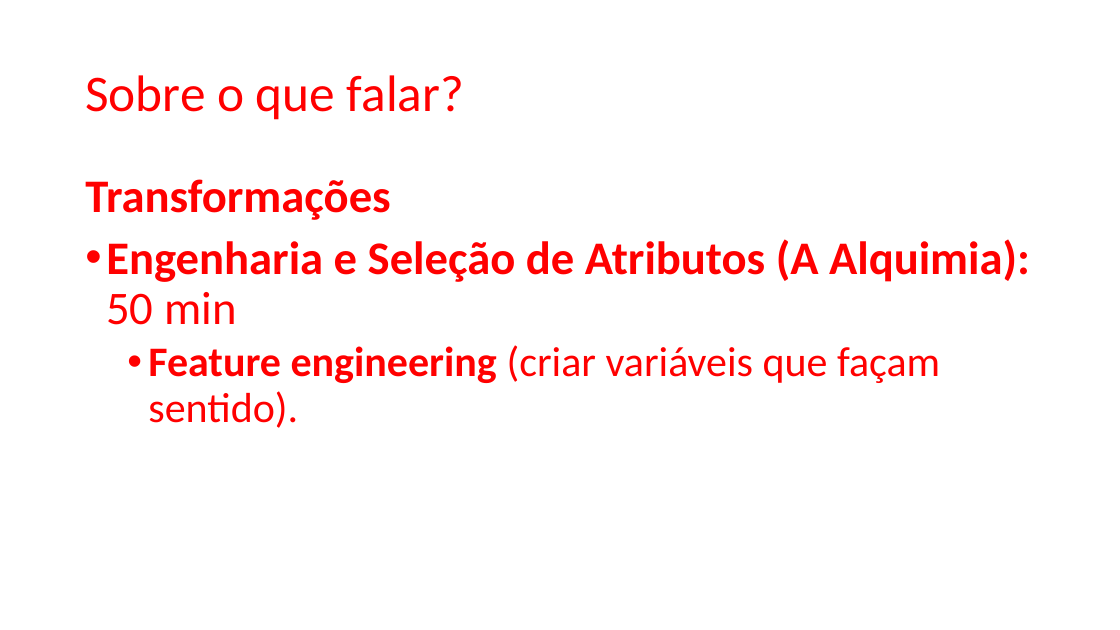
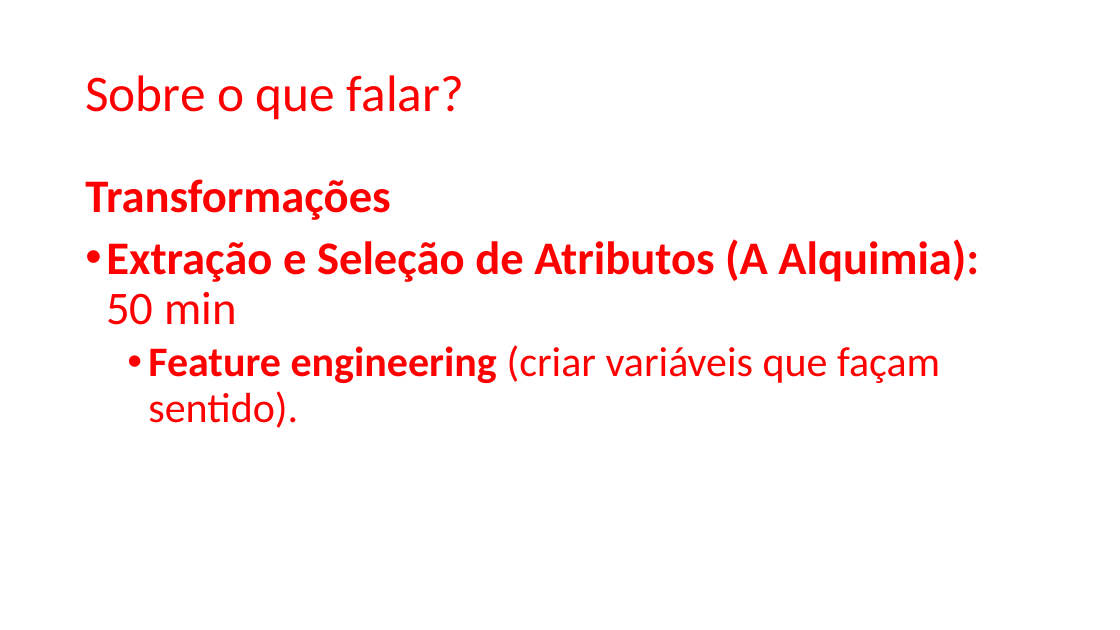
Before and after one commit to zz4fap/c24_inteligencia_artificial, a slide deck: slide 32 of slides/C24_Transformações.pptx (slide 28 before the commit). Drawn at 1120x630 pixels with LibreOffice and Linux fonts; fonts in the diff are those of the drawing. Boxes give left, top, right and bottom in pixels: in the first picture for what was removed or moved away, otherwise in the second. Text is boxed around its words. In the diff, an @@ line names an element or a change of style, - is before the commit and + after.

Commit message:
update of slides

```diff
--- a/slides/C24_Transformações.pptx
+++ b/slides/C24_Transformações.pptx
@@ text at <box>106,239,979,325</box>: text changed @@
-• Engenharia e Seleção de Atributos (A Alquimia): 50 min
+• Extração e Seleção de Atributos (A Alquimia): 50 min
```
Also in this commit, not shown: 1 other slide changed, 9 slides added, 2 slides removed.
